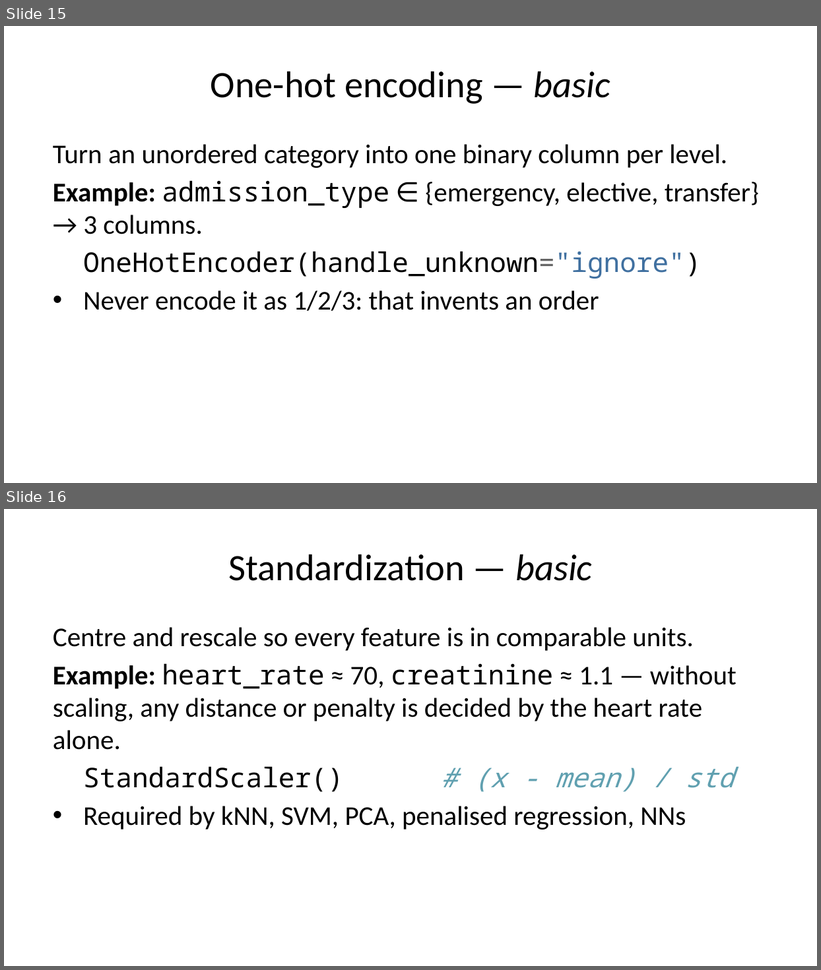
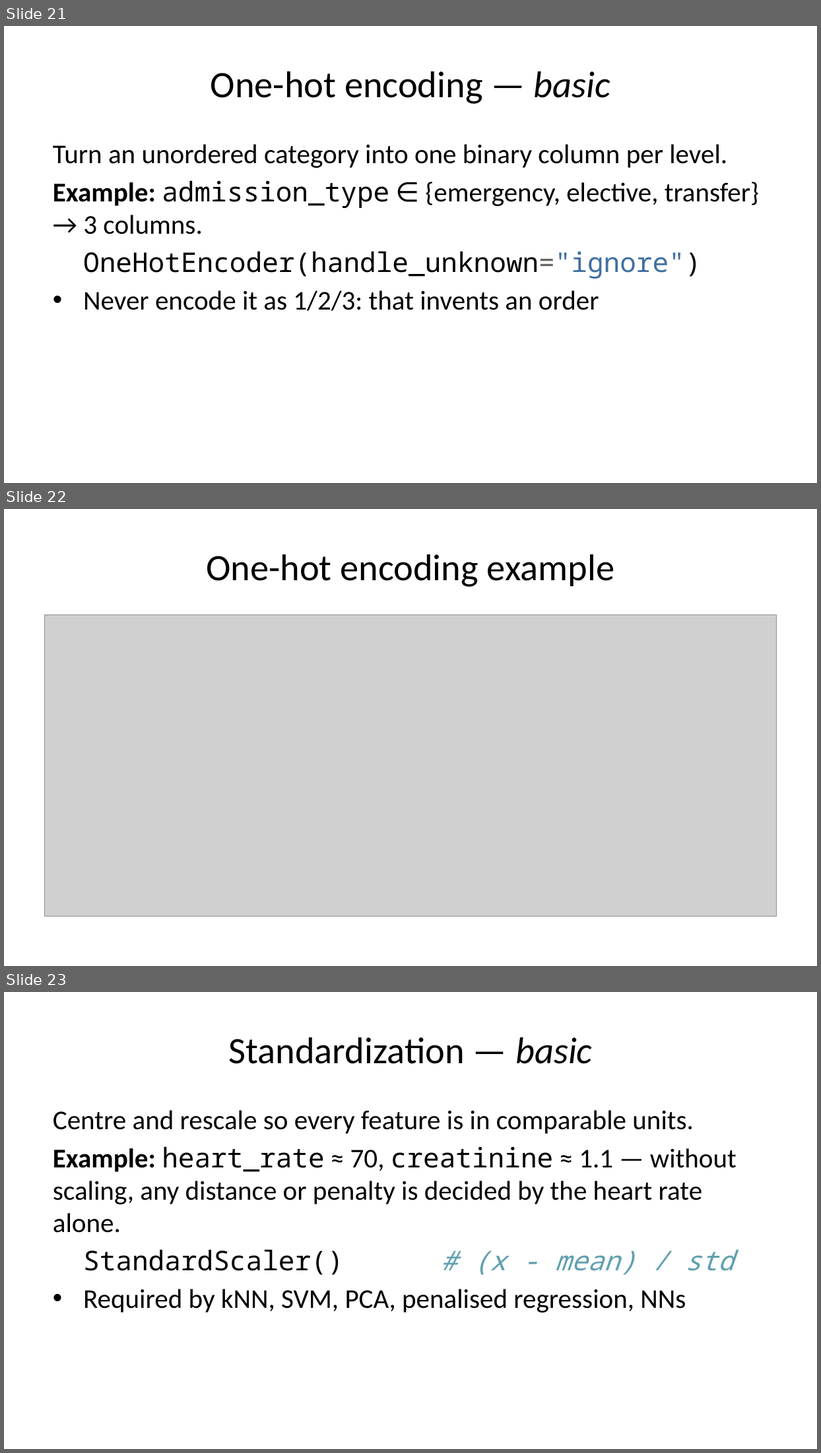
Before and after one commit to pauldubois98/AdcancedTopicsDataScience2026, a slide deck: Course02/slides.pptx. Shown one above the other, each under a label of ours: slides 15 and 16 before the commit, slides 21, 22 and 23 after it. The pictures are 821x970 and 821x1453 pixels, drawn with LibreOffice and Linux fonts; fonts in the diff are those of the drawing; grey boxes stand for pictures. Boxes give left, top, right and bottom in pixels: in the first picture for what was removed or moved away, otherwise in the second. Text is boxed around its words. In the diff, an @@ line names an element or a change of style, - is before the commit and + after.

```diff
--- a/Course02/slides.pptx
+++ b/Course02/slides.pptx
@@ slide 22 added at bbox=[4, 509, 817, 966], background #FFFFFF @@
@@ title added at bbox=[206, 554, 614, 587], 33 pt, text #000000 @@
+One-hot encoding example
@@ picture added at bbox=[45, 615, 776, 917] @@
@@ what was slide 15 is now slide 21 @@
@@ what was slide 16 is now slide 23 @@
```
Also in this commit, not shown: 2 slides changed, 16 other slides added, 20 other files.
